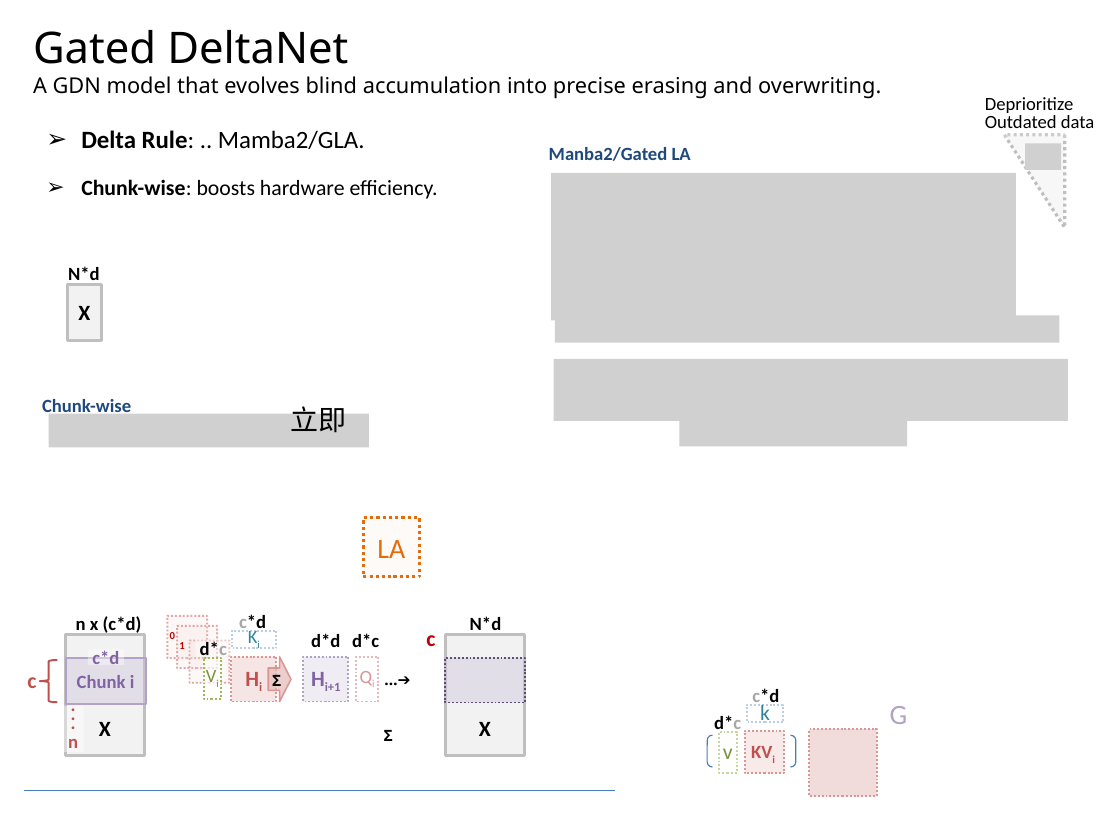
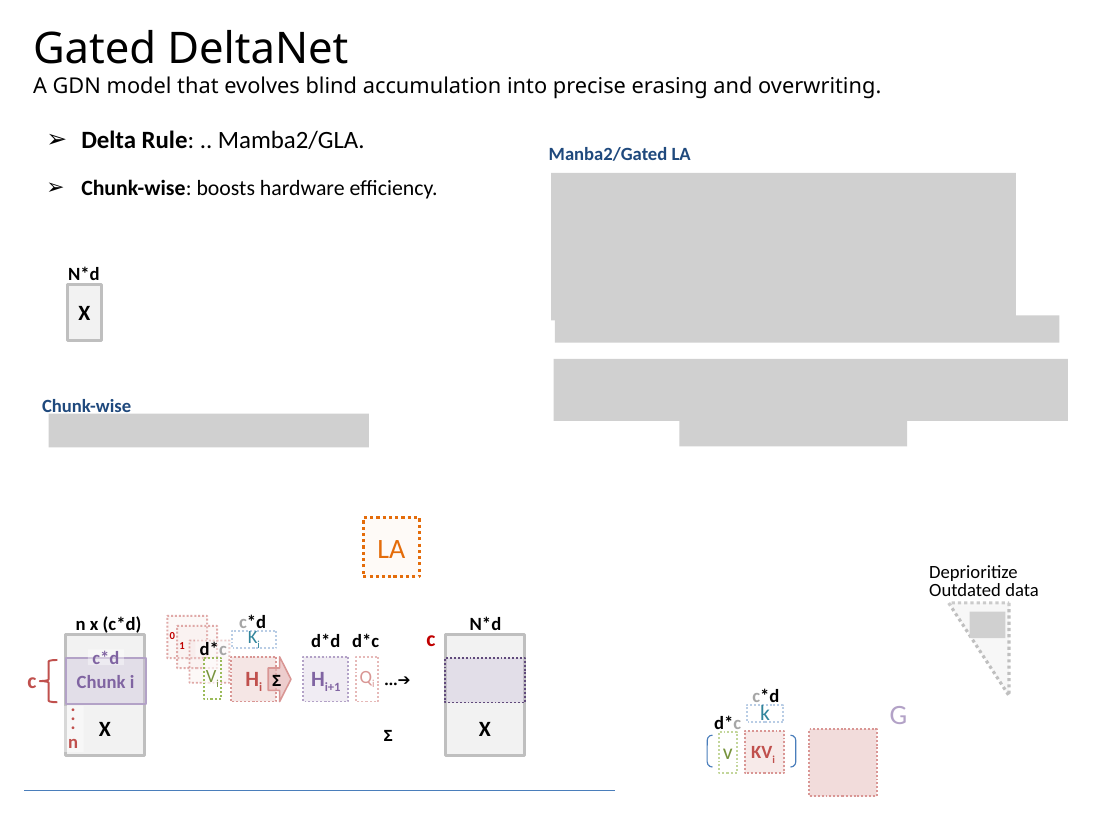
Before and after one commit to navibator/crazy-ai, a slide deck: slide 8 of temp.pptx (slide 10 before the commit). Drawn at 1120x840 pixels with LibreOffice and Linux fonts; fonts in the diff are those of the drawing; grey boxes stand for pictures. Boxes give left, top, right and bottom in pixels: in the first picture for what was removed or moved away, otherwise in the second. Text is boxed around its words. In the diff, an @@ line names an element or a change of style, - is before the commit and + after.

```diff
--- a/temp.pptx
+++ b/temp.pptx
@@ text removed at <box>291,402,347,433</box> @@
-立即
@@ 1 picture, 1 text, 1 right triangle: place and size @@
-1 picture, 1 text, 1 right triangle at <box>985,97,1094,227</box>
+1 picture, 1 text, 1 right triangle at <box>929,565,1038,696</box>
```
Also in this commit, not shown: 5 other slides changed, 2 slides removed.
